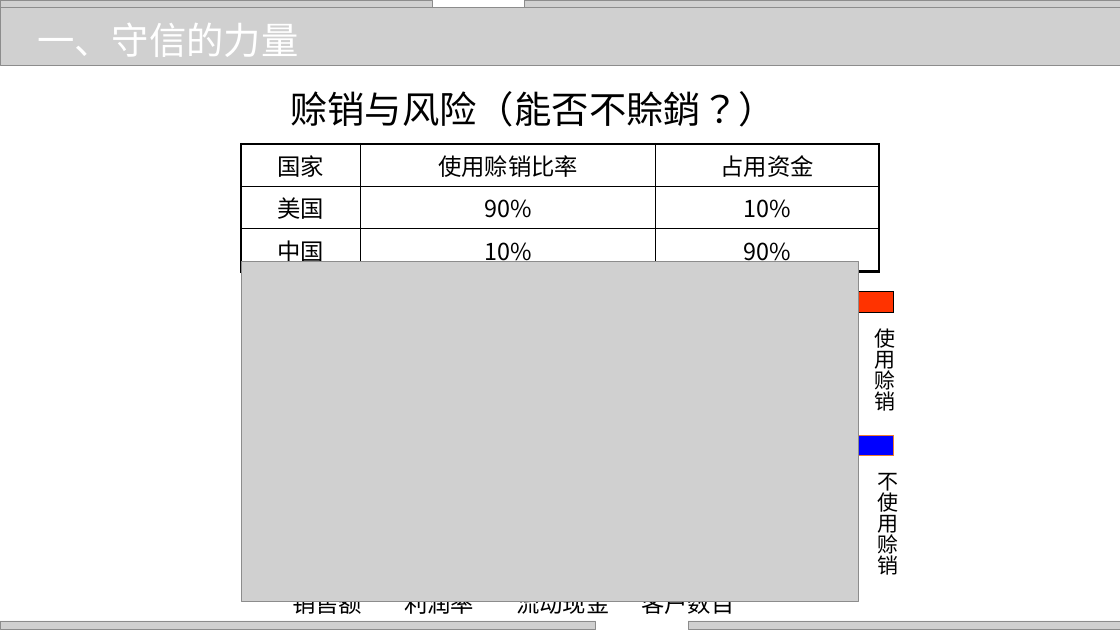
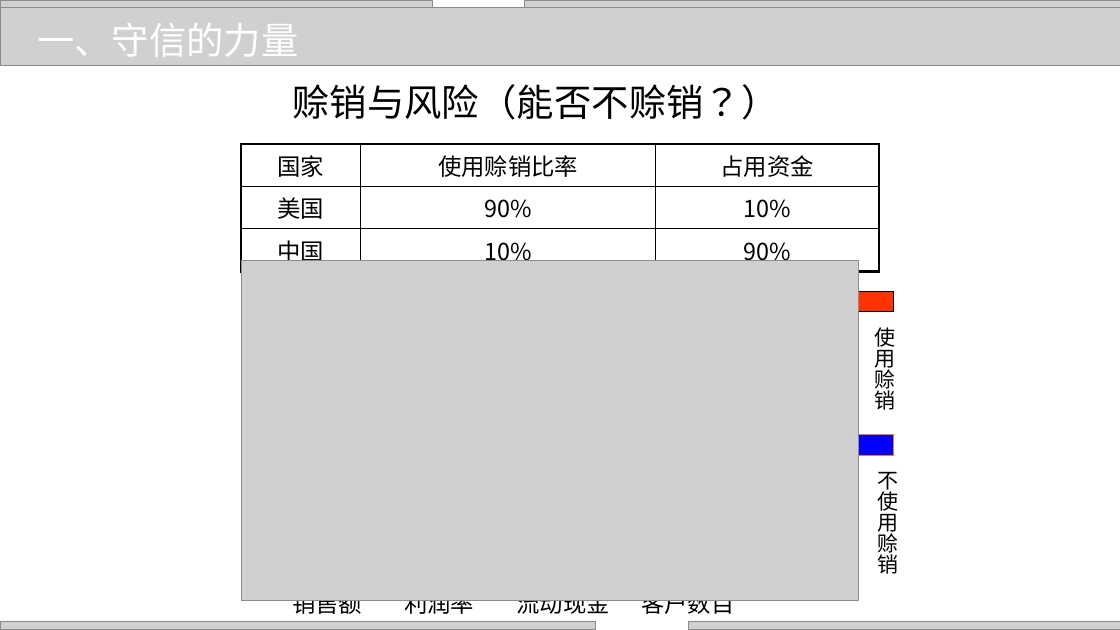
Before and after one commit to zhangjianzhang/internet_credit, a slide deck: slide 13 of files/slides/introduction.pptx. Drawn at 1120x630 pixels with LibreOffice and Linux fonts; fonts in the diff are those of the drawing; grey boxes stand for pictures; background and template pictures are left out. Boxes give left, top, right and bottom in pixels: in the first picture for what was removed or moved away, otherwise in the second. Text is boxed around its words. In the diff, an @@ line names an element or a change of style, - is before the commit and + after.

```diff
--- a/files/slides/introduction.pptx
+++ b/files/slides/introduction.pptx
@@ text at (x1=293, y1=84, x2=779, y2=120): text changed @@
-赊销与风险（能否不賒銷？）
+赊销与风险（能否不赊销？）
```
Also in this commit, not shown: 6 other slides changed, 9 other files.
